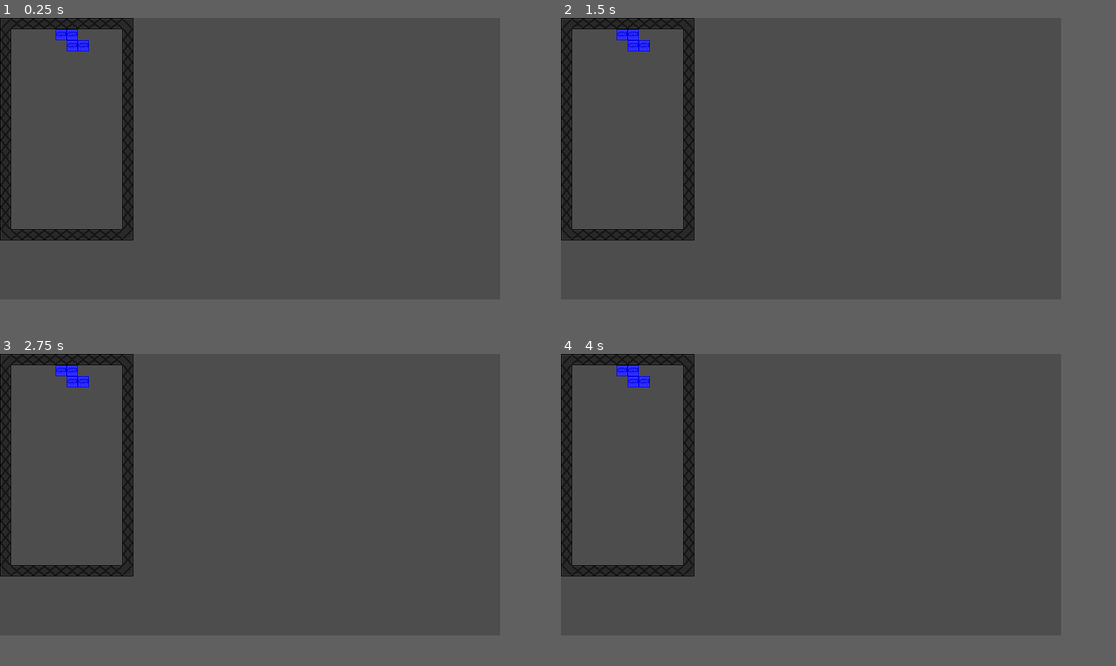
Above: before the commit, frames 1-4 (two rows, left to right).
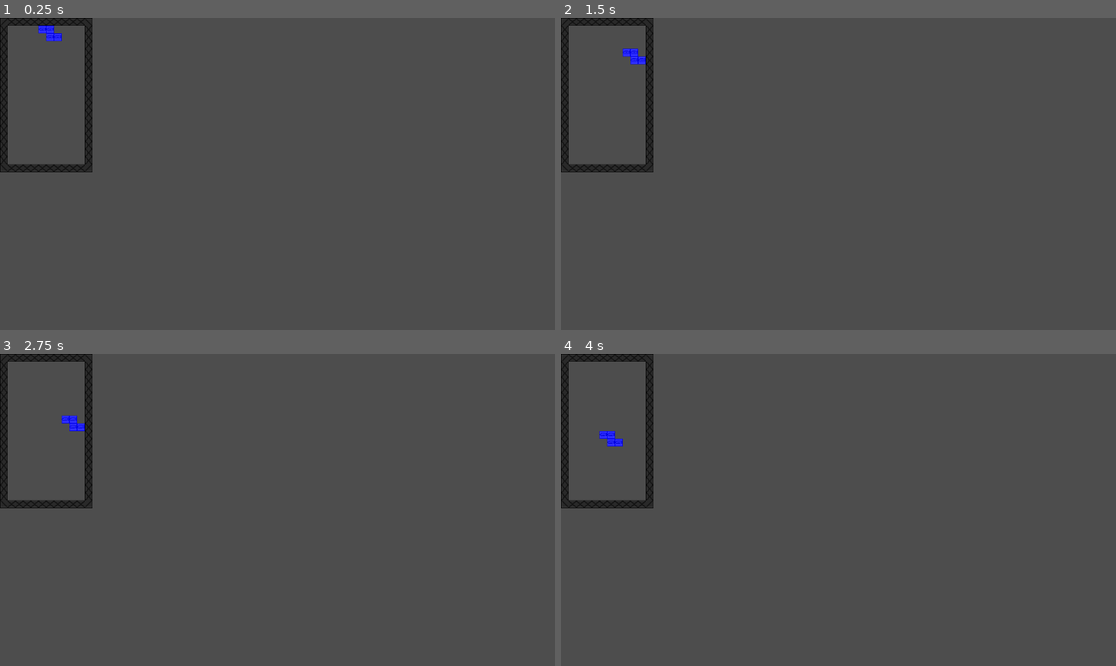
Above: after the commit, the same moments.

Repository: Relaxed-Chowder/octoBlocs
Game: Godot game, scene res://scene/game.tscn
Same seed, same stepped clock (60 frames per second), same inputs: the game is played once before the commit and once after it.
Inputs:
- Up to frame 1 (0.25 s): no input
- Up to frame 2 (1.5 s): tap Enter at 0.5 s; hold Right (ui_right) 0.53-1.28 s; tap Space at 1.25 s; hold Down (ui_down) from 1.28 s (still down)
- Up to frame 3 (2.75 s): release Down (ui_down) at 2.03 s; hold Right (ui_right) from 2.03 s (still down)
- Up to frame 4 (4 s): tap Enter at 2.75 s; tap Space at 3.5 s; release Right (ui_right) at 3.53 s; hold Left (ui_left) from 3.53 s (still down)
In our replay, the window is 720x405 before the commit and 799x449 after it. These sizes can differ from the game's own. Grey fills any space a smaller window leaves; there, only what the larger window draws over its background counts as a difference.

The runs differ from the first frame. In frame 1, 4.2% of the frame differs, in the area x 0-25%, y 0-72%; in frame 2, 4.3%; in frame 3, 4.3%; in frame 4, 4.3%.

Commit message:
fixed collisions

Diff:
--- a/octo-blocs/project.godot
+++ b/octo-blocs/project.godot
@@ -15,11 +15,6 @@
 config/features=PackedStringArray("4.6", "Mobile")
 config/icon="res://assets/icon.svg"
 
-[display]
-
-window/size/viewport_width=720
-window/size/viewport_height=405
-
 [physics]
 
 3d/physics_engine="Jolt Physics"
--- a/octo-blocs/scene/game.tscn
+++ b/octo-blocs/scene/game.tscn
@@ -8,6 +8,7 @@
 0:0/0 = 0
 0:0/0/terrain_set = 0
 0:0/0/terrain = 0
+0:0/0/physics_layer_0/polygon_0/points = PackedVector2Array(-8, -8, 8, -8, 8, 8, -8, 8)
 0:0/0/terrains_peering_bit/right_side = 0
 0:0/0/terrains_peering_bit/bottom_side = 0
 1:0/0 = 0
@@ -16,32 +17,39 @@
 0:1/0 = 0
 0:1/0/terrain_set = 0
 0:1/0/terrain = 0
+0:1/0/physics_layer_0/polygon_0/points = PackedVector2Array(-8, -8, 8, -8, 8, 8, -8, 8)
 0:1/0/terrains_peering_bit/bottom_side = 0
 0:1/0/terrains_peering_bit/top_side = 0
 1:1/0 = 0
 1:1/0/terrain_set = 0
 1:1/0/terrain = 0
+1:1/0/physics_layer_0/polygon_0/points = PackedVector2Array(-8, -8, 8, -8, 8, 8, -8, 8)
 1:1/0/terrains_peering_bit/right_side = 0
 1:1/0/terrains_peering_bit/left_side = 0
 2:1/0 = 0
 2:1/0/terrain_set = 0
 2:1/0/terrain = 0
+2:1/0/physics_layer_0/polygon_0/points = PackedVector2Array(-8, -8, 8, -8, 8, 8, -8, 8)
 2:1/0/terrains_peering_bit/bottom_side = 0
 2:1/0/terrains_peering_bit/left_side = 0
 3:1/0 = 0
 3:1/0/terrain_set = 0
 3:1/0/terrain = 0
+3:1/0/physics_layer_0/polygon_0/points = PackedVector2Array(-8, -8, 8, -8, 8, 8, -8, 8)
 3:1/0/terrains_peering_bit/left_side = 0
 3:1/0/terrains_peering_bit/top_side = 0
 0:2/0 = 0
 0:2/0/terrain_set = 0
 0:2/0/terrain = 0
+0:2/0/physics_layer_0/polygon_0/points = PackedVector2Array(-8, -8, 8, -8, 8, 8, -8, 8)
 0:2/0/terrains_peering_bit/right_side = 0
 0:2/0/terrains_peering_bit/top_side = 0
 1:2/0 = 0
 1:2/0/terrain_set = 0
+1:2/0/physics_layer_0/polygon_0/points = PackedVector2Array(-8, -8, 8, -8, 8, 8, -8, 8)
 
 [sub_resource type="TileSet" id="TileSet_33cqm"]
+physics_layer_0/collision_layer = 1
 terrain_set_0/mode = 0
 terrain_set_0/terrain_0/name = "edge"
 terrain_set_0/terrain_0/color = Color(0, 0, 0, 1)
--- a/octo-blocs/scripts/tile_map_layer.gd
+++ b/octo-blocs/scripts/tile_map_layer.gd
@@ -1,12 +1,13 @@
 extends TileMapLayer
 var piece_class = load("res://scripts/piece_class.gd")
+@onready var board_layer : TileMapLayer = $/root/game/board
 
 #tetrominoes
 var i_0 := [Vector2i(0, 1), Vector2i(1, 1), Vector2i(2, 1), Vector2i(3, 1)]
 var i_90 := [Vector2i(1, 0), Vector2i(1, 1), Vector2i(1, 2), Vector2i(1, 3)]
 var i_180 := [Vector2i(0, 2), Vector2i(1, 2), Vector2i(2, 2), Vector2i(3, 2)]
 var i_270 := [Vector2i(2, 0), Vector2i(2, 1), Vector2i(2, 2), Vector2i(2, 3)]
-var i := [i_0, i_90, i_180, i_270]
+var I := [i_0, i_90, i_180, i_270]
 
 var t_0 := [Vector2i(1, 0), Vector2i(0, 1), Vector2i(1, 1), Vector2i(2, 1)]
 var t_90 := [Vector2i(1, 0), Vector2i(0, 1), Vector2i(1, 1), Vector2i(1, 2)]
@@ -39,9 +40,9 @@
 var j_90 := [Vector2i(1, 0), Vector2i(1, 1), Vector2i(0, 2), Vector2i(1, 2)]
 var j_180 := [Vector2i(0, 1), Vector2i(1, 1), Vector2i(2, 1), Vector2i(2, 2)]
 var j_270 := [Vector2i(1, 0), Vector2i(2, 0), Vector2i(1, 1), Vector2i(1, 2)]
-var j := [j_0, j_90, j_180, j_270]
+var J := [j_0, j_90, j_180, j_270]
 
-var tetrominoes := [i, t, o, z, s, l, j]
+var tetrominoes := [I, t, o, z, s, l, J]
 
 #colors
 var r := Vector2i(1,0)
@@ -51,6 +52,7 @@
 var colors := [r, g, b]
 
 # speed
+const directions := [Vector2i.LEFT, Vector2i.RIGHT, Vector2i.DOWN]
 var steps : Array
 const steps_req := 50
 var speed : float
@@ -61,7 +63,6 @@
 const ROWS : int = 18
 
 # movement
-const directions := [Vector2i.LEFT, Vector2i.RIGHT, Vector2i.DOWN]
 const start_pos := Vector2i(5,1)
 var current_pos : Vector2i
 
@@ -80,34 +81,37 @@
 
 # Called when the node enters the scene tree for the first time.
 func _ready():
+	print(get_children())
 	new_game()
 
 func new_game():
 	speed = 1.0
-	steps = [0, 0, 0] #left, right, down
+	steps = [0,0,0] #0: left, 1: right, 2: down
 	deck(tetrominoes, colors, speed_type)
 	var piece_full := piece_deck.duplicate()
 	count = piece_deck.size()
 	piece_deck.shuffle()
 	piece_type = pick_piece()
-	print(count)
+	print(piece_deck)
 	create_piece()
 
 # Called every frame. 'delta' is the elapsed time since the previous frame.
 func _process(delta: float):
 	if Input.is_action_pressed("ui_down"):
-		steps[2] += 8
-	elif Input.is_action_pressed("ui_right"):
-		steps[1] += 8
-	elif Input.is_action_pressed("ui_left"):
-		steps[0] += 8
+		steps[2] += 6
+
+	if Input.is_action_pressed("ui_left"):
+		steps[0] += 6
+
+	if Input.is_action_pressed("ui_right"):
+		steps[1] += 6
 
 	steps[2] += speed
 
 	for i in range(steps.size()):
 		if steps[i] > steps_req:
+			steps[i] = 0
 			move_piece(directions[i])
-			steps[i] = 0
 
 func pick_piece():
 	var piece : Array
@@ -133,32 +137,33 @@
 			piece_deck.push_front(game_piece)
 
 func create_piece():
-	steps = [0, 0, 0] #left, right, down
+	steps = [0,0,0] #0: left, 1: right, 2: down
 	current_pos = start_pos
-	active_piece = piece_type[rotation_index]
-	draw_piece(piece_type[0], current_pos, piece_type[1])
+	active_piece = piece_type[0][rotation_index]
+	draw_piece(active_piece, current_pos, piece_type[1])
 
 
 func draw_piece(piece, pos, atlas):
-	for i in piece[0]:
+	for i in piece:
 		set_cell(pos+i, tile_id, atlas)
 
 func clear_piece():
-	for i in active_piece[0]:
+	for i in active_piece:
 		erase_cell(current_pos + i)
 
 func move_piece(dir):
 	if can_move(dir):
 		clear_piece()
 		current_pos += dir
-		draw_piece(piece_type[0], current_pos, piece_type[1])
+		draw_piece(active_piece, current_pos, piece_type[1])
 
 func can_move(dir):
-	var question = true
-	for i in active_piece[0]:
-		if not is_free(i + current_pos + dir):
-			question = false
-	return question
+	var canMove = true
+	for i in active_piece:
+		if not is_free(i+current_pos+dir):
+			canMove = false
+
+	return canMove
 
 func is_free(pos):
-	return get_cell_source_id(pos) == -1
+	return board_layer.get_cell_tile_data(pos) == null
